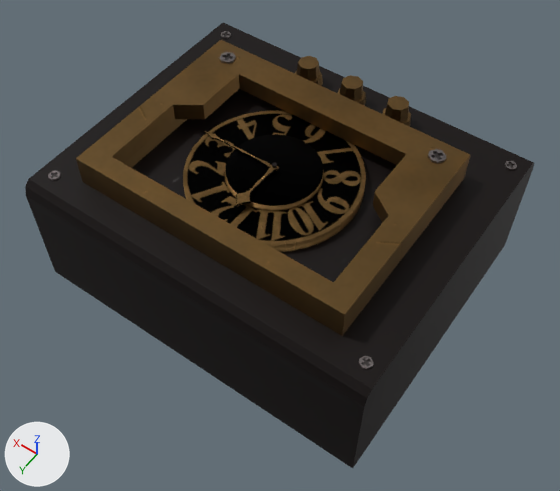
Renders of the Blender file Assets/Models/TimeMachineComponents/07_clock_and_pointers.blend from each side of a commit.
Camera for both pictures: a 50 mm lens placed at (-0.214, 0.235, 0.477), pointed at (-0.05, 0.005, 0.116). Lighting does not change. The marker at lower left points along +X, +Y and +Z. The first picture is the older version.

In view in the first picture: 'bronze_07', 'clock_07' and 2 more.
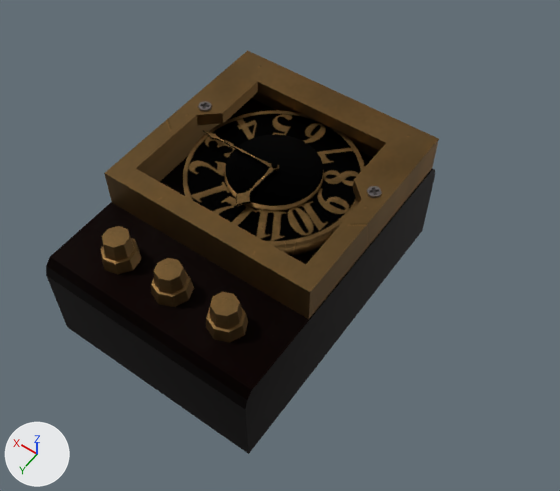
The newer file is also rescaled (x0.898), turned or shifted as a whole; pictures and numbers use the older file's frame.

The change, as JSON lines over the scene's bpy script:
```json
{"op": "add", "block": "img_texture_components_01_png", "code": ["img_texture_components_01_png = load_image('texture_components_01.png', '../../Textures/texture_components_01.png', 1024, 1024, 'sRGB')"]}
{"op": "add", "block": "mat_clock", "code": ["mat_clock = principled_material('Clock')", "mat_clock.texture = img_texture_components_01_png", "mat_clock.metallic = 1.0"]}
{"op": "add", "block": "mat_bronze_003", "code": ["mat_bronze_003 = principled_material('Bronze.003')", "mat_bronze_003.texture = img_texture_components_01_png", "mat_bronze_003.metallic = 1.0"]}
{"op": "add", "block": "me_clockframe", "code": ["me_clockframe = bpy.data.meshes.new('ClockFrame')", "me_clockframe.from_pydata(...)  # 317 vertices, 255 faces; spans x 0.654..0.997, y -0.265..0.445, z 1.19..1.699", "me_clockframe.materials.append(mat_clock)  # picture img_texture_components_01_png"]}
{"op": "add", "block": "me_clockbox", "code": ["me_clockbox = bpy.data.meshes.new('ClockBox')", "me_clockbox.from_pydata(...)  # 372 vertices, 281 faces; spans x 0.65..1.0, y -0.9..-0.09, z -0.07..1.65", "me_clockbox.materials.append(mat_bronze_003)  # picture img_texture_components_01_png"]}
{"op": "remove", "block": "ob_bronze_07", "code": ["ob_bronze_07 = bpy.data.objects.new('bronze_07', me_bronze_07)", "ob_bronze_07.location = (0.0004, -0.0006, 0.0734)", "ob_bronze_07.scale = (0.347, 0.207, 0.0455)"]}
{"op": "remove", "block": "ob_clock_07", "code": ["ob_clock_07 = bpy.data.objects.new('clock_07', me_clock_07)", "ob_clock_07.location = (0.0004, -0.0006, 0.0734)", "ob_clock_07.scale = (0.347, 0.207, 0.0455)"]}
{"op": "add", "block": "ob_clockframe", "code": ["ob_clockframe = bpy.data.objects.new('ClockFrame', me_clockframe)", "ob_clockframe.location = (-0.357, -0.0096, 0.088)", "ob_clockframe.scale = (0.387, 0.23, 0.0506)"]}
{"op": "add", "block": "ob_clockbox", "code": ["ob_clockbox = bpy.data.objects.new('ClockBox', me_clockbox)", "ob_clockbox.location = (-0.3571, 0.1303, 0.0918)", "ob_clockbox.scale = (0.387, 0.23, 0.0506)"]}
```

What differs and where, as boxes [x1, y1, x2, y2] in the pictures (560 x 491 px):
```json
{"object": "clock_07", "change": "deleted", "before": [25, 23, 534, 468]}
{"object": "bronze_07", "change": "deleted", "before": [48, 31, 517, 370], "on screen": "brown"}
{"object": "ClockFrame", "change": "added", "after": [101, 50, 439, 342], "on screen": "brown"}
{"object": "ClockBox", "change": "added", "after": [46, 98, 435, 454]}
```
